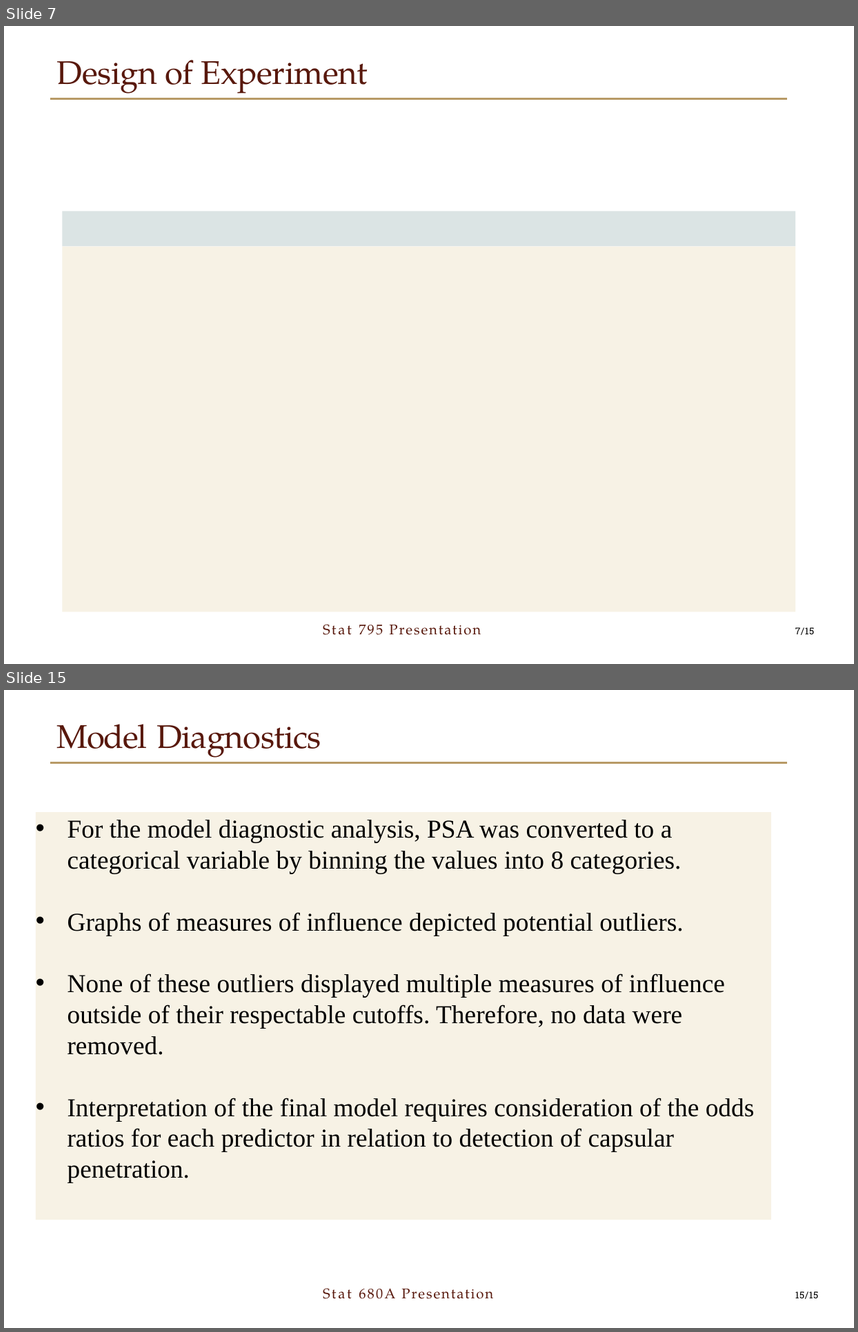
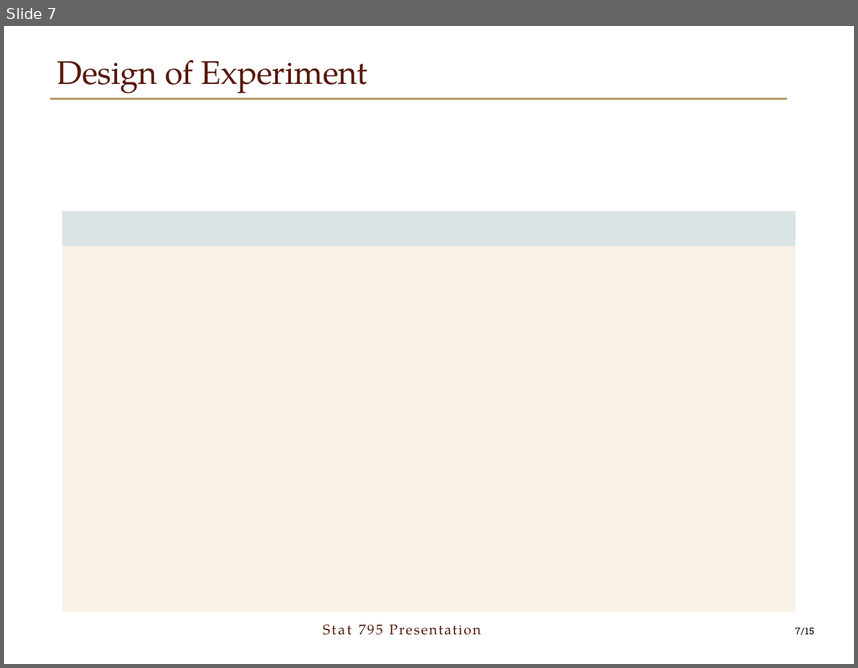
Before and after one commit to boygloyd/Stat795_Final_Project, a slide deck: Presentation/795 PowerPoint.pptx. Shown one above the other, each under a label of ours: slides 7 and 15 before the commit, slide 7 after it; the slides between them are not shown. The pictures are 858x1332 and 858x668 pixels, drawn with LibreOffice and Linux fonts; fonts in the diff are those of the drawing; grey boxes stand for pictures; background and template pictures are left out. Boxes give left, top, right and bottom in pixels: in the first picture for what was removed or moved away, otherwise in the second. Text is boxed around its words. In the diff, an @@ line names an element or a change of style, - is before the commit and + after.

Commit message:
Updated Powerpoint

```diff
--- a/Presentation/795 PowerPoint.pptx
+++ b/Presentation/795 PowerPoint.pptx
@@ slide 15 removed at [4,690,854,1328], background #FFFFFF; not listed: 1 template element that a slide beside it also shows @@
@@ text removed at [57,724,321,758] @@
-Model Diagnostics
@@ freeform shape removed at [36,813,771,1221] @@
-• For the model diagnostic analysis, PSA was converted to a categorical variable by binning the values into 8 categories.
-• Graphs of measures of influence depicted potential outliers.
-• None of these outliers displayed multiple measures of influence
-  outside of their respectable cutoffs. Therefore, no data were removed.
-• Interpretation of the final model requires consideration of the odds ratios for each predictor in relation to detection of capsular penetration.
@@ text removed at [401,1289,493,1299] @@
-Stat 680A Presentation
@@ page number removed at [795,1292,818,1299] @@
-15/15
```
Also in this commit, not shown: 10 other slides removed.
